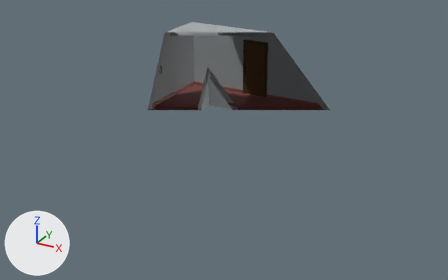
Renders of the Blender file _design/scene1.blend from each side of a commit.
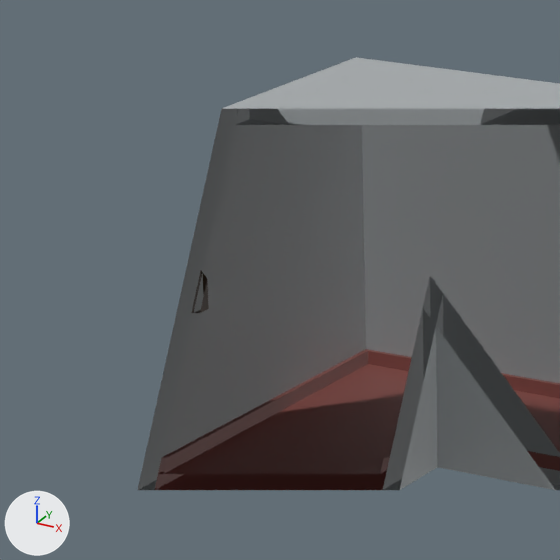
Each version is shown whole from a 50 mm camera at (31.83, -39.51, 20.84) aimed at (9.05, 1.91, 0.14), then close up on the part from 27% to 52% of the width and 4% to 44% of the height. The lights are fixed; the arrows at lower left show +X, +Y and +Z. The older version's two pictures come first. Everything nearer to the camera than a plane just in front of the edit is cut away.
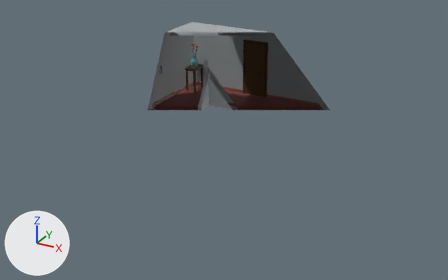
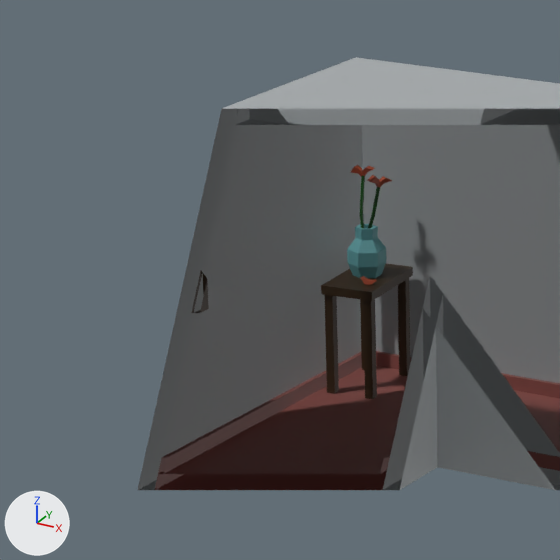
Commit message: feat: Add a table and a vase with flowers

The change in detail:
Material 'flower' (mat_flower) is new.
Its base color is (0.434, 0.0761, 0.032) (brown #b04e32).
Material 'branch' (mat_branch) is new.
Its base color is (0.00601, 0.0885, 0.00772) (dark green #125415).
Material 'table' (mat_table) is new.
Its base color is (0.0425, 0.0222, 0.0079) (brown #3a2916).
Material 'vase' (mat_vase) is new.
Its base color is (0.14, 0.411, 0.434) (cyan #69acb0).
Mesh me_plane_013 is new.
It has 12 vertices, 10 faces and spans x -0.094..0.183, y -0.083..0.083, z -0.12..0.116.
It uses material mat_flower (brown #b04e32).
Mesh me_plane_012 is new.
It has 72 vertices, 60 faces and spans x -0.35..0.36, y -0.23..0.47, z -1.28..0.53.
Faces by material slot: [20, 40].
It uses material mat_branch (dark green #125415).
It uses material mat_flower (brown #b04e32).
Mesh me_plane_004 is new.
It consists of a box spanning x -0.59..0.6, y -1.0..1.0, z 0.75..0.94; a box spanning x -0.55..-0.36, y -0.93..-0.74, z -1.47..0.75; a box spanning x 0.36..0.55, y -0.93..-0.74, z -1.47..0.75; a box spanning x -0.55..-0.36, y 0.75..0.93, z -1.47..0.75; a box spanning x 0.36..0.55, y 0.75..0.93, z -1.47..0.75.
It uses material mat_table (brown #3a2916).
Mesh me_circle is new.
It has 60 vertices, 58 faces and spans x -1.35..1.35, y -1.56..1.56, z -0.18..3.78.
It uses material mat_vase (cyan #69acb0).
Object 'Plane.005' (ob_plane_005) is new; it shows me_plane_013.
Its location is (-0.83, 13.61, 1.79).
Its rotation in degrees is (-175, -45, 187).
Object 'Plane.006' (ob_plane_006) is new; it shows me_plane_012.
Its location is (-1.22, 14.31, 3.55).
Its rotation in degrees is (0, 0, 5).
Object 'Plane.004' (ob_plane_004) is new; it shows me_plane_004.
Its location is (-1.2, 14.1, 0.77).
Its rotation in degrees is (0, 0, 5).
Object 'Circle' (ob_circle) is new; it shows me_circle.
Its location is (-1.25, 14.18, 1.76).
Its rotation in degrees is (0, 0, 5).
Its scale is (0.267, 0.267, 0.267).

Where the change shows, as pixel boxes (x1, y1, x2, y2) in the close-ups (560 x 560 px):
'Plane.004', added: after (321, 264, 413, 399)
'Circle', added (cyan): after (347, 224, 386, 278)
'Plane.006', added: after (350, 165, 392, 228)
    faces in mat_branch (dark green #125415): (360, 176, 380, 228)
    faces in mat_flower (brown #b04e32): (350, 165, 392, 187)
'Plane.005', added: after (361, 276, 377, 285)
